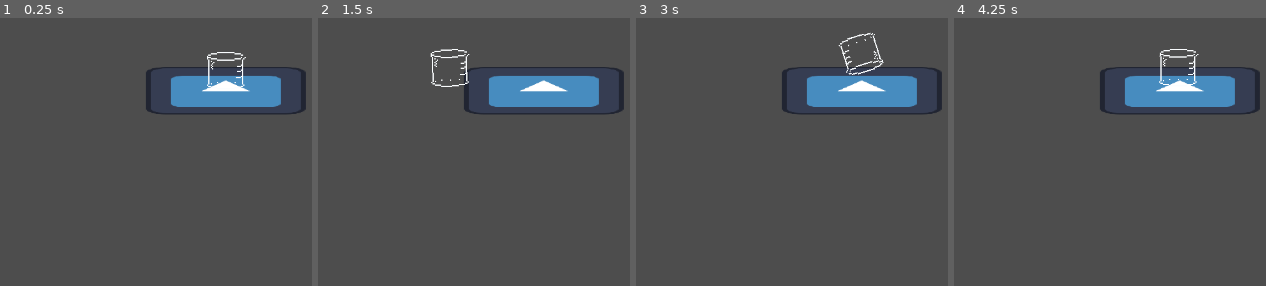
Above: before the commit, frames 1-4 (left to right).
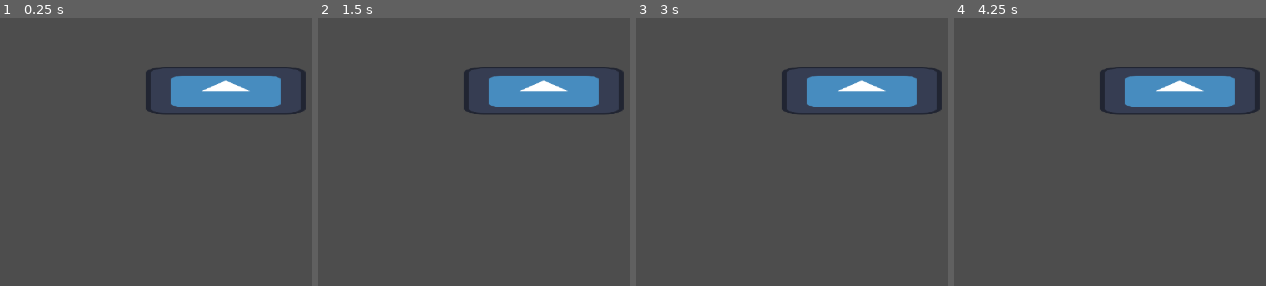
Above: after the commit, the same moments.

Repository: RandomLizard/Skelchemy
Game: Godot game, scene res://Scenes/TestEnv.tscn
The game is run twice, just before and just after one commit, with the same random seed, the same clock (stepped at 60 frames per second) and the same inputs. The engine's default icon, where the game draws it, is replaced by a stand-in: a white triangle on a blue panel in a dark square.
Inputs (mouse positions are in pixels of both pictures, inside the frame that each line leads up to):
- Up to frame 1 (0.25 s): no input
- Up to frame 2 (1.5 s): move the mouse to (542, 68) at 0.52 s; press the mouse at (542, 68) at 0.53 s; tap E (E, bound only after the commit) at 0.8, 1.35 s; tap Enter at 1.25 s; move the mouse to (383, 90) at 1.27 s; release the mouse at (383, 90) at 1.28 s
- Up to frame 3 (3 s): tap Q (Q, bound only after the commit) at 1.55 s; move the mouse to (outside the picture) at 2.02 s; hold Q (Q, bound only after the commit) 2.03-2.78 s; click (outside the picture) at 2.3 s; tap Space at 2.75 s; move the mouse to (823, 157) at 2.77 s; click (823, 157) at 2.85 s
- Up to frame 4 (4.25 s): tap E (E, bound only after the commit) at 3.05 s; move the mouse to (outside the picture) at 3.52 s; hold E (E, bound only after the commit) from 3.53 s (still down); tap Q (Q, bound only after the commit) at 3.8 s

The runs differ from the first frame. In frame 1, 0.3% of the frame differs, in the area x 66-79%, y 12-26%; in frame 2, 0.4%; in frame 3, 0.4%, in the area x 64-80%, y 5-22%; in frame 4, 0.4%.

Commit message:
Added simple rotation on Q and E

Diff:
--- a/Scenes/TestEnv.tscn
+++ b/Scenes/TestEnv.tscn
@@ -1,18 +1,10 @@
-[gd_scene load_steps=7 format=3 uid="uid://motl26os88al"]
+[gd_scene load_steps=4 format=3 uid="uid://motl26os88al"]
 
 [ext_resource type="Texture2D" uid="uid://dc52835adt1lm" path="res://icon.svg" id="1_3twfd"]
-[ext_resource type="Script" path="res://Scripts/grab_and_move.gd" id="2_ct0d0"]
-[ext_resource type="Texture2D" uid="uid://cjtuhaaqq5puk" path="res://Sprites/Textures/Beaker.png" id="2_jfe3b"]
+[ext_resource type="PackedScene" uid="uid://de0r2xxmh8mqp" path="res://Scenes/beaker.tscn" id="2_i8ot2"]
 
 [sub_resource type="RectangleShape2D" id="RectangleShape2D_jgf72"]
 size = Vector2(128, 41.5)
-
-[sub_resource type="PhysicsMaterial" id="PhysicsMaterial_jx7rj"]
-friction = 0.0
-bounce = 0.44
-
-[sub_resource type="RectangleShape2D" id="RectangleShape2D_gfkx0"]
-size = Vector2(30, 27)
 
 [node name="Node2D" type="Node2D"]
 
@@ -31,27 +23,9 @@
 position = Vector2(0, 16.25)
 shape = SubResource("RectangleShape2D_jgf72")
 
-[node name="Beaker" type="RigidBody2D" parent="."]
-position = Vector2(319, 160)
-physics_material_override = SubResource("PhysicsMaterial_jx7rj")
-can_sleep = false
-linear_damp = 3.0
-script = ExtResource("2_ct0d0")
-handling = 10.0
-dampingControl = 19.0
-respawnDistance = 500
+[node name="Beaker" parent="." instance=ExtResource("2_i8ot2")]
+rotationSpeed = 1805.5
 
-[node name="Sprite2D" type="Sprite2D" parent="Beaker"]
-texture = ExtResource("2_jfe3b")
-
-[node name="CollisionPolygon2D" type="CollisionPolygon2D" parent="Beaker"]
-polygon = PackedVector2Array(-17, -12, -12, -12, -12, 10, 12, 10, 12, -12, 17, -12, 17, 14, -17, 14)
-
-[node name="MouseHitbox" type="Area2D" parent="Beaker"]
-
-[node name="CollisionShape2D" type="CollisionShape2D" parent="Beaker/MouseHitbox"]
-position = Vector2(0, 0.5)
-shape = SubResource("RectangleShape2D_gfkx0")
-
-[connection signal="mouse_entered" from="Beaker/MouseHitbox" to="Beaker" method="_on_mouse_hitbox_mouse_entered"]
-[connection signal="mouse_exited" from="Beaker/MouseHitbox" to="Beaker" method="_on_mouse_hitbox_mouse_exited"]
+[node name="Beaker2" parent="." instance=ExtResource("2_i8ot2")]
+position = Vector2(280, 156)
+angular_damp = 18.018
--- a/Scripts/grab_and_move.gd
+++ b/Scripts/grab_and_move.gd
@@ -7,10 +7,13 @@
 var mousePos
 var spawnPos
 var defaultDamp
+var defaultAngDamp
 
 
 @export_range(1, 10, 0.5) var handling: float = 0.4
 @export_range(1, 30, 0.5) var dampingControl: float = 15
+@export_range(200, 2000, 0.5) var rotationSpeed: float = 1000
+@export_range(0, 20, 1) var angularDampWhenGrabbed: float = 18
 @export var respawnDistance: int = 1000  # the point on the y axis an object must reach before respawning
 
 #region built-ins
@@ -19,6 +22,7 @@
 	_on_size_changed() # This is called to set screenSpace to the initial value
 	spawnPos = position
 	defaultDamp = linear_damp
+	defaultAngDamp = angular_damp
 
 func _process(delta):
 
@@ -43,6 +47,7 @@
 	if (Input.is_action_just_released("LeftMouse")):
 		isGrabbed = false
 		gravity_scale = 1
+		angular_damp = defaultAngDamp
 		linear_damp = defaultDamp
 	elif (isGrabbed == true && Input.is_action_pressed("LeftMouse")):
 		isGrabbed = true
@@ -60,11 +65,17 @@
 	var forceVector
 
 	myTranslatedPos = myTranslatedPos.lerp(translatedMousePos, t)
-	#print("My Current Position: ", (myTranslatedPos * screenSpace), "\t\tWhere I'm going: ", (translatedMousePos * screenSpace))
 
 	forceVector = -((myTranslatedPos - translatedMousePos) * screenSpace * delta * (handling * 1000))
 	apply_central_force(forceVector)
-	#position = myTranslatedPos * screenSpace
+
+	if (Input.is_action_pressed("Q")):
+		apply_torque(-rotationSpeed)
+		angular_damp = angularDampWhenGrabbed
+
+	if (Input.is_action_pressed("E")):
+		apply_torque(rotationSpeed)
+		angular_damp = angularDampWhenGrabbed
 
 func respawn():
 	position = spawnPos
@@ -80,6 +91,5 @@
 
 func _on_size_changed():
 	screenSpace = get_viewport().get_visible_rect().size
-	print("Screen Size is: ", screenSpace)
 
 #endregion
--- a/project.godot
+++ b/project.godot
@@ -28,6 +28,16 @@
 "events": [Object(InputEventMouseButton,"resource_local_to_scene":false,"resource_name":"","device":-1,"window_id":0,"a …(253 unchanged characters)…
 ]
 }
+Q={
+"deadzone": 0.5,
+"events": [Object(InputEventKey,"resource_local_to_scene":false,"resource_name":"","device":-1,"window_id":0,"alt_pressed":false,"shift_pressed":false,"ctrl_pressed":false,"meta_pressed":false,"pressed":false,"keycode":0,"physical_keycode":81,"key_label":0,"unicode":81,"echo":false,"script":null)
+]
+}
+E={
+"deadzone": 0.5,
+"events": [Object(InputEventKey,"resource_local_to_scene":false,"resource_name":"","device":-1,"window_id":0,"alt_pressed":false,"shift_pressed":false,"ctrl_pressed":false,"meta_pressed":false,"pressed":false,"keycode":0,"physical_keycode":69,"key_label":0,"unicode":101,"echo":false,"script":null)
+]
+}
 
 [rendering]
 
